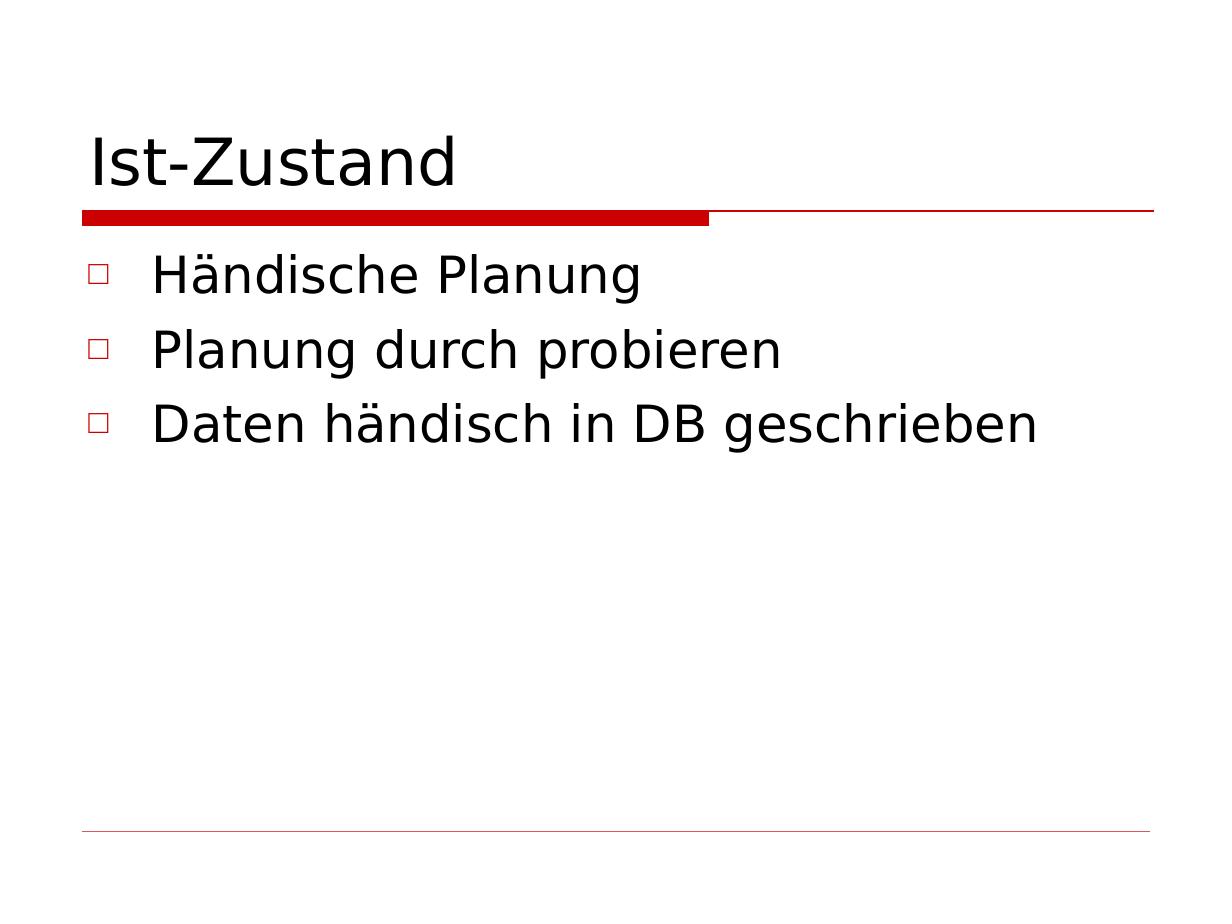
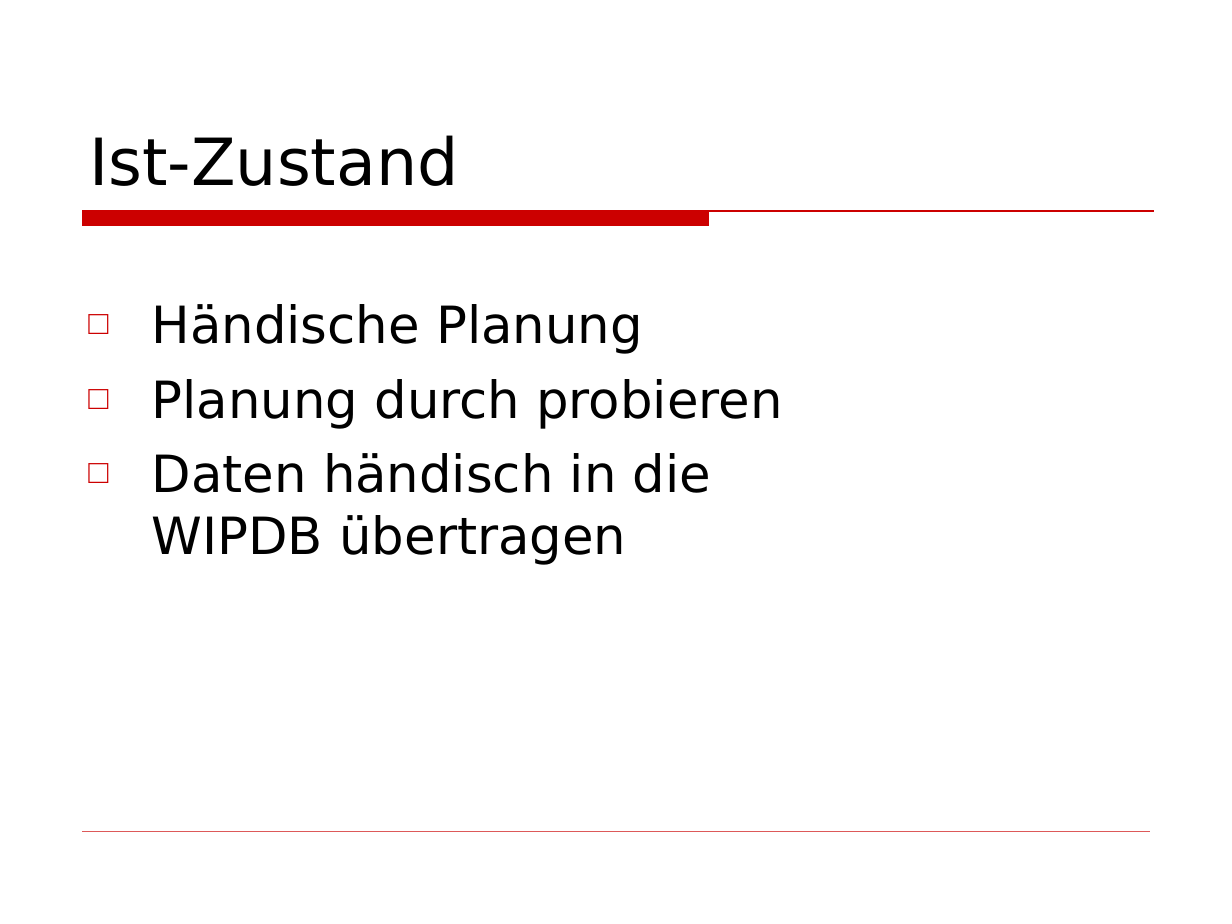
Before and after one commit to BackupTheBerlios/wiptp-svn, a slide deck: slide 7 of docs/Präsentation.ppt. Drawn at 1232x924 pixels with LibreOffice and Linux fonts; fonts in the diff are those of the drawing; background and template pictures are left out. Boxes give left, top, right and bottom in pixels: in the first picture for what was removed or moved away, otherwise in the second. Text is boxed around its words. In the diff, an @@ line names an element or a change of style, - is before the commit and + after.

```diff
--- a/docs/Präsentation.ppt
+++ b/docs/Präsentation.ppt
@@ text at [152,453,711,564]: text changed @@
-□ Daten händisch in DB geschrieben
+□ Daten händisch in die
+  WIPDB übertragen
```
Also in this commit, not shown: 6 other slides changed, 3 slides added, 3 slides removed, 1 other file.
